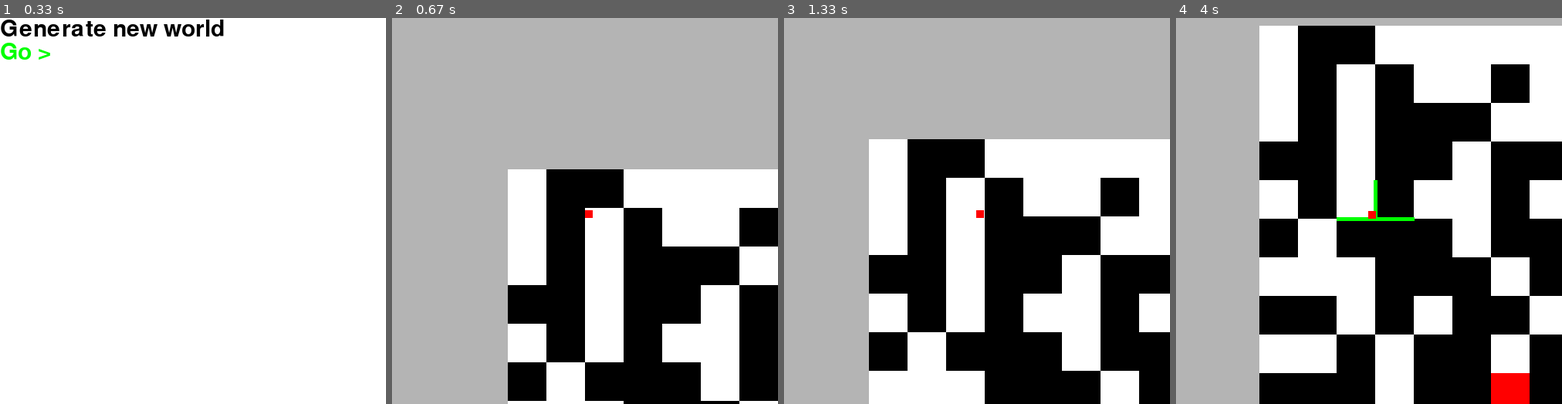
Above: before the commit, frames 1-4 (left to right).
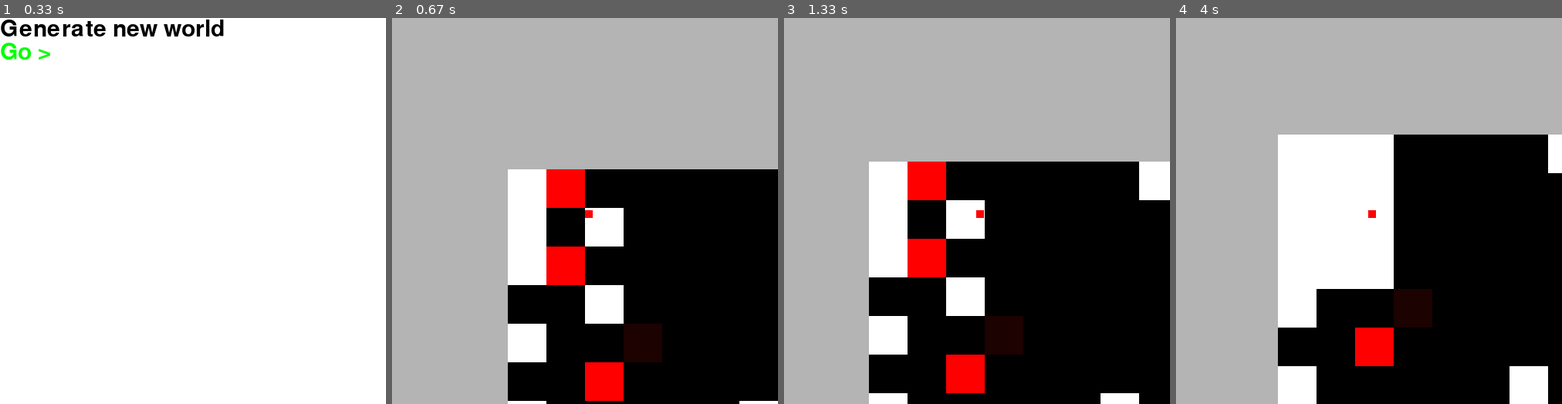
Above: after the commit, the same moments.

Repository: sillypantscoder/pygame_platformer_2
Game: pygame game, started from main.py
Two runs of this game, one before a commit and one after it. Both use one fixed random seed, a clock stepped at 60 frames per second and the inputs below.
Inputs (mouse positions are in pixels of both pictures, inside the frame that each line leads up to):
- Up to frame 1 (0.33 s): no input
- Up to frame 2 (0.67 s): click "Go >" at 0.38 s
- Up to frame 3 (1.33 s): hold Right 0.67-1.13 s; move the mouse to (961, 226) at 0.7 s; hold Up from 1.17 s (still down)
- Up to frame 4 (4 s): release Up at 1.47 s; hold Right 1.5-1.97 s; hold Left 2-2.53 s; hold Left 2.57-2.97 s; hold Up 3-3.37 s; hold Right from 3.4 s (still down)

Frame 1 is identical in both runs. In frame 2, 18% of the frame differs, in the area x 40-100%, y 39-100%; in frame 3, 26%; in frame 4, 49%, in the area x 21-100%, y 2-100%.

Commit message:
Monsters explode when despawning
- Re-weighted block generation
- Added new block: Hard rock (explosions can't destroy hard rock)
- Monsters now jump and have a 30% chance of causing a power 3 explosion when despawning
- TNT explosion power reduced to 2

Diff:
--- a/main.py
+++ b/main.py
@@ -1,6 +1,7 @@
 import random
 import pygame
 import json
+import math
 
 pygame.init()
 pygame.font.init()
@@ -12,7 +13,8 @@
 LIGHTRED = (255, 180, 180)
 RED = (255, 0, 0)
 GREEN = (0, 255, 0)
-WORLD = [[random.choices([0, 1, 2], weights=[25, 25, 1], k=1)[0] for x in range(BOARDSIZE[0])] for y in range(BOARDSIZE[1])]
+BROWN = (28, 2, 0)
+WORLD = [[random.choices([0, 1, 2, 3], weights=[10, 25, 2, 1], k=1)[0] for x in range(BOARDSIZE[0])] for y in range(BOARDSIZE[1])]
 CELLSIZE = 50
 FONT = pygame.font.Font(pygame.font.get_default_font(), 30)
 c = pygame.time.Clock()
@@ -68,9 +70,11 @@
 			if x < 0 or y < 0 or x >= BOARDSIZE[0] or y >= BOARDSIZE[1]: continue;
 			if WORLD[x][y] == 2:
 				more.append([x, y])
-			WORLD[x][y] = 0
+				WORLD[x][y] = 0
+			elif WORLD[x][y] == 1:
+				WORLD[x][y] = 0
 	for l in more:
-		explosion(*l, 3)
+		explosion(*l, 2)
 
 class Mob:
 	def __init__(self, x, y, color):
@@ -91,12 +95,12 @@
 			for y in range(len(WORLD[x])):
 				cell = WORLD[x][y]
 				cellrect = pygame.Rect(x * CELLSIZE, y * CELLSIZE, CELLSIZE, CELLSIZE)
-				if cell == 1:
+				if cell == 1 or cell == 3:
 					if pygame.Rect(self.x, self.y + 1, 10, 10).colliderect(cellrect):
 						touching_platforms.append(cellrect)
 				if cell == 2:
 					if pygame.Rect(self.x, self.y + 1, 10, 10).colliderect(cellrect):
-						explosion(x, y, 3)
+						explosion(x, y, 2)
 		# Velocity computations
 		self.vx *= 0.5
 		self.standing = False
@@ -157,6 +161,7 @@
 		self.color = color
 		self.direction = None
 	def tickmove(self):
+		if self.standing and random.random() < 0.06: self.vy = -3.1
 		if self.direction:
 			self.vx += self.direction
 			if random.random() < 0.1: self.direction = None
@@ -184,6 +189,8 @@
 					pygame.draw.rect(totalScreen, BLACK, cellrect)
 				if cell == 2:
 					pygame.draw.rect(totalScreen, RED, cellrect)
+				if cell == 3:
+					pygame.draw.rect(totalScreen, BROWN, cellrect)
 	# Spawning
 	if random.random() < 0.01:
 		things.append(Monster(random.randint(0, BOARDSIZE[0] * CELLSIZE), random.randint(0, BOARDSIZE[1] * CELLSIZE), (0, 255, 0)))
@@ -196,7 +203,11 @@
 	for t in things:
 		t.draw(player.x, player.y)
 		# Despawning
-		if random.random() < 0.005 or t.y + 10 > BOARDSIZE[1] * CELLSIZE:
+		if random.random() < 0.005:
+			if random.random() < 0.3: explosion(round(t.x / BOARDSIZE[0]), round(t.y / BOARDSIZE[1]), 3)
+			things.remove(t)
+		# Dying
+		if t.y + 10 > BOARDSIZE[1] * CELLSIZE:
 			things.remove(t)
 	# FLIP -----------------
 	pygame.display.flip()
